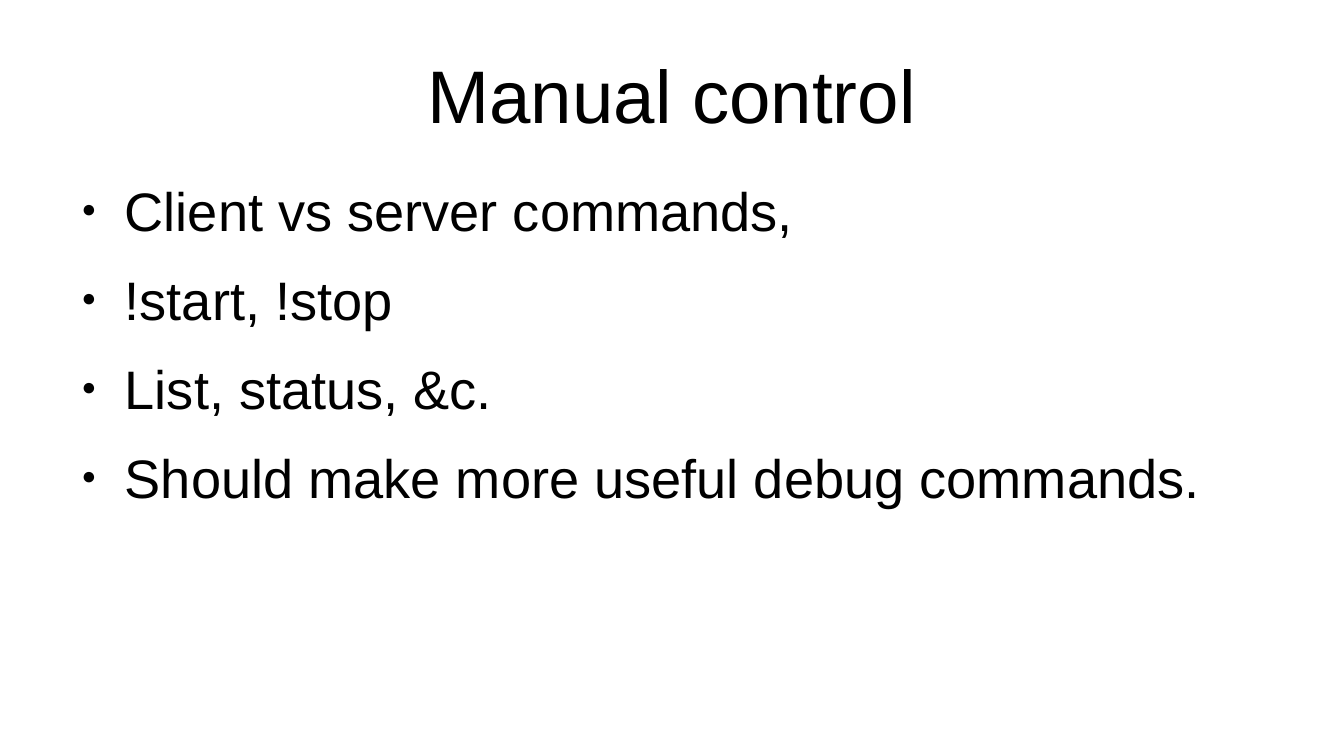
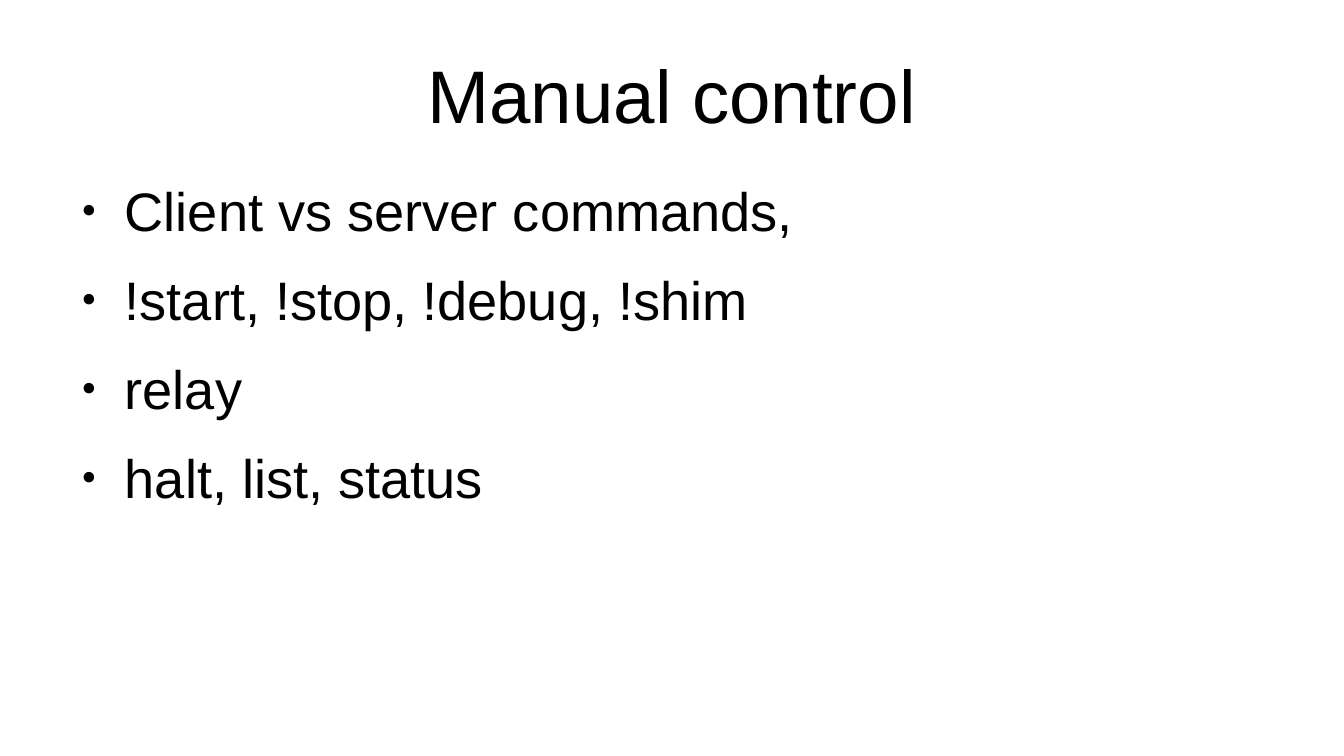
Before and after one commit to seventeenmagpie/skope-mrshim, a slide deck: slide 29 of shimmer/docs/user_guide_with_images.odp (slide 20 before the commit). Drawn at 1344x756 pixels with LibreOffice and Linux fonts; fonts in the diff are those of the drawing. Boxes give left, top, right and bottom in pixels: in the first picture for what was removed or moved away, otherwise in the second. Text is boxed around its words. In the diff, an @@ line names an element or a change of style, - is before the commit and + after.

Commit message:
- Fixed a bug where passing no currents to !shim caused a crash, now it    results in zero current across all channels,  - Made many many more documentation,

```diff
--- a/shimmer/docs/user_guide_with_images.odp
+++ b/shimmer/docs/user_guide_with_images.odp
@@ text at <box>125,280,747,505</box>: text changed @@
-● !start, !stop
-● List, status, &c.
-● Should make more useful debug commands.
+● !start, !stop, !debug, !shim
+● relay
+● halt, list, status
```
Also in this commit, not shown: 7 other slides changed, 24 slides added, 2 slides removed, 4 other files.
